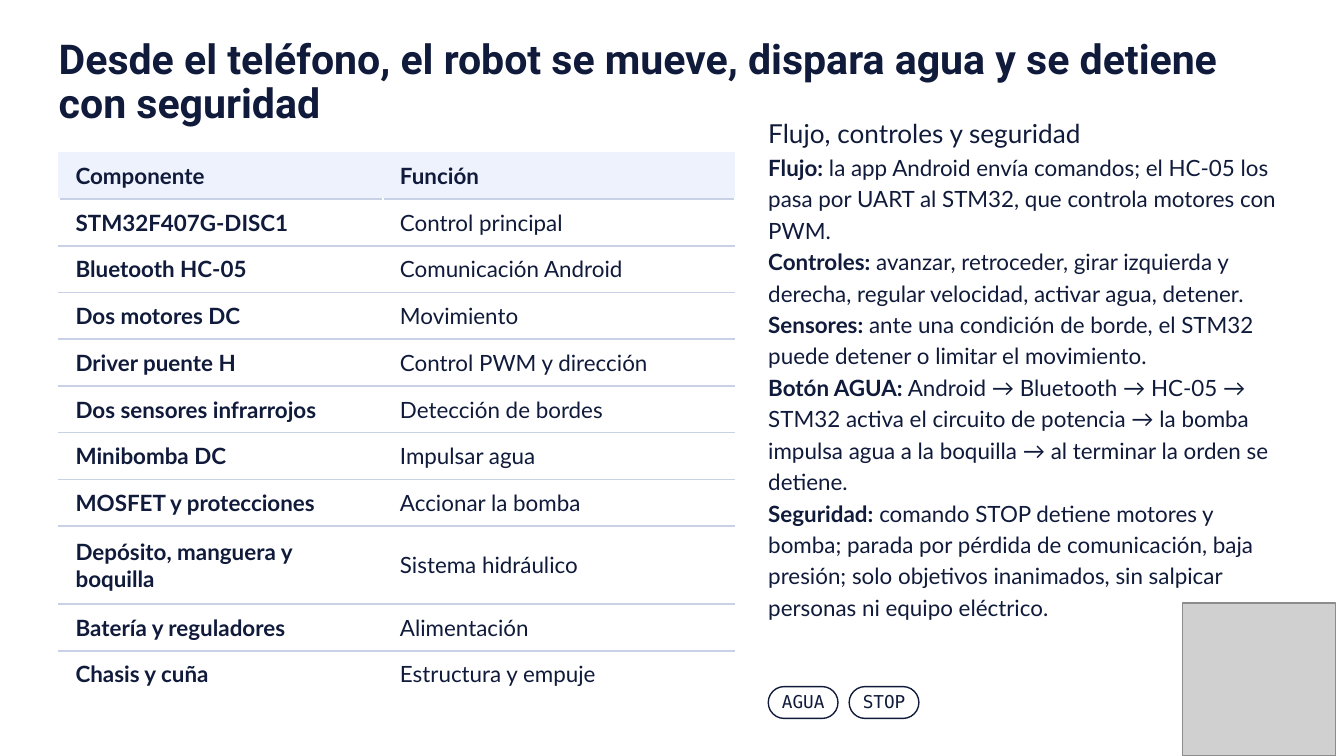
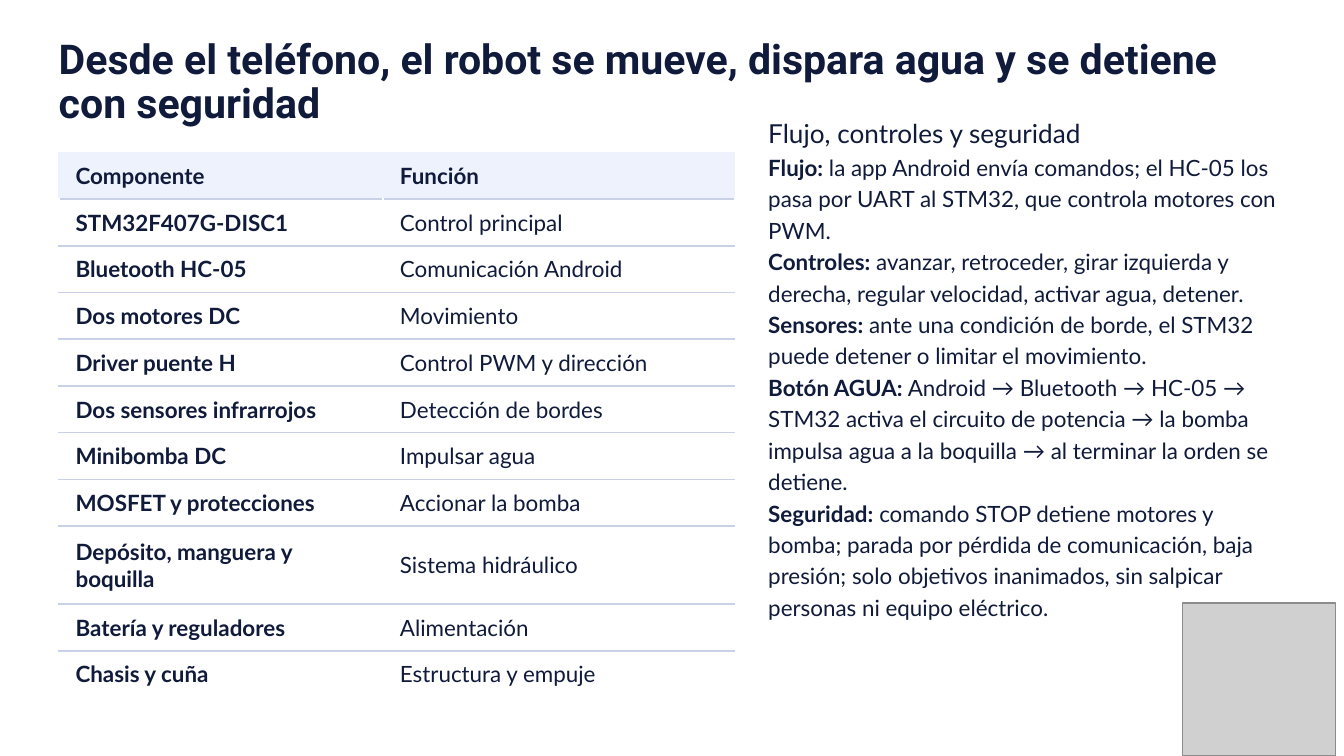
Before and after one commit to JoelTello03/SysEmb_RobotSumo_LIME01_SepDic2026, a slide deck: slide 6 of presentacion/Proyecto Final SE.pptx. Drawn at 1344x756 pixels with LibreOffice and Linux fonts; fonts in the diff are those of the drawing; grey boxes stand for pictures; background and template pictures are left out. Boxes give left, top, right and bottom in pixels: in the first picture for what was removed or moved away, otherwise in the second. Text is boxed around its words. In the diff, an @@ line names an element or a change of style, - is before the commit and + after.

```diff
--- a/presentacion/Proyecto Final SE.pptx
+++ b/presentacion/Proyecto Final SE.pptx
@@ rounded rectangle removed at [769,687,839,719] @@
@@ rounded rectangle removed at [849,687,919,719] @@
@@ text removed at [782,695,825,709] @@
-AGUA
@@ text removed at [863,695,906,709] @@
-STOP
```
Also in this commit, not shown: 3 other slides changed, 2 slides removed.
